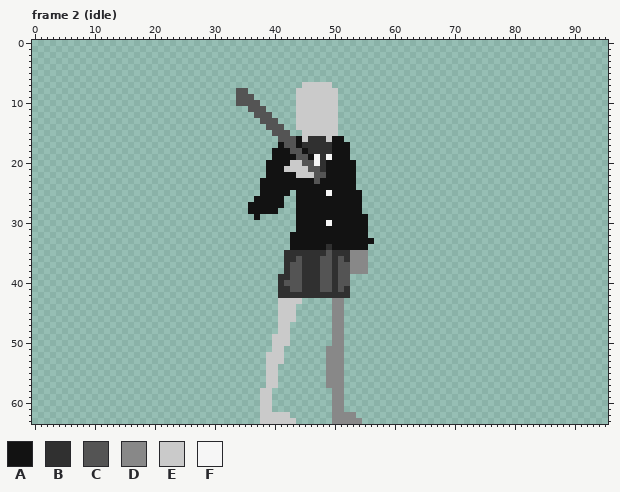
A pixel-art file gets an edit: assets/player/amenine/amenine.aseprite. Above: the version before the commit.
96x64 pixels, 83 frames. Shown: frame 2 (idle). The commit also changed other frames, which this record leaves out.
Visible layers, top first: "bat", "body", "base".
Palette (. is transparent): A #121212  B #303030  C #545454  D #888888  E #cacaca  F #f6f6f6
Pixels before, frame 2 (idle) (only the part around the change), first column x 29:
 0 .............................
 1 .............................
 2 .............................
 3 .............................
 4 .............................
 5 .............................
 6 .............................
 7 ................EEEEE........
 8 .....CC........EEEEEEE.......
 9 .....CCC.......EEEEEEE.......
10 .....CCCC......EEEEEEE.......
11 .......CCC.....EEEEEEE.......
12 ........CCC....EEEEEEE.......
13 .........CCC...EEEEEEE.......
14 ..........CCC..EEEEEEE.......
15 ...........CCC..EEEEEE.......
16 ............CCCAEBBBEAA......
17 ............ACCABBBBBAAA.....
18 ...........AAACCABBBBAAA.....
19 ...........AAAACCAFBFAAA.....
20 ..........AAAAEECCFBAAAAA....
21 ..........AAAEEEECCBAAAAA....
22 ..........AAAAAEEECCAAAAA....
23 .........AAAAAAAAACAAAAAA....
24 .........AAAAAAAAAAAAAAAA....
25 .........AAAAA.AAAAAFAAAAA...
26 ........AAAAA..AAAAAAAAAAA...
27 .......AAAAAA..AAAAAAAAAAA...
28 .......AAAAA...AAAAAAAAAAA...
29 ........A......AAAAAAAAAAAA..
30 ...............AAAAAFAAAAAA..
31 ...............AAAAAAAAAAAA..
32 ..............AAAAAAAAAAAAA..
The same view after the edit:
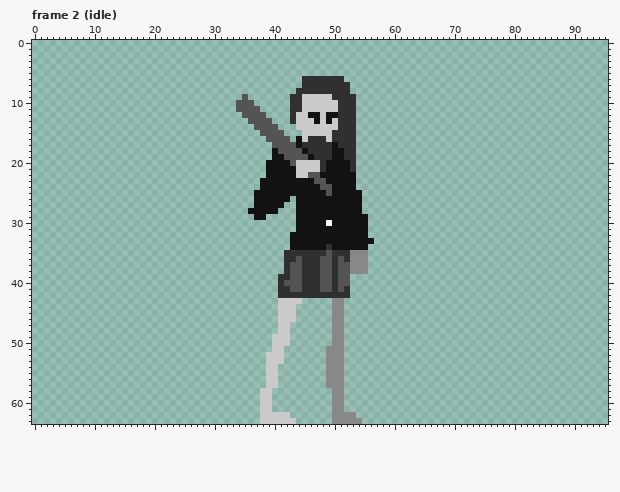
Edits made:
layer "chothes" added
layer "head" added
layer "body" removed
Frame 2 (idle):
The edit adds colour A in row 25 at x 37 and 43; in row 26 at x 42; in row 29 at x 38.
Colour C gives way to colour A in row 22 at x 48.
Colour E gives way to colour A in row 12 at x 46 to 47 and 49 to 50; in row 13 at x 47 and 49; in row 21 at x 42 to 43.
The edit adds colour B in row 6 at x 45 to 51; in row 7 at x 50 to 52; in row 8 at x 51 to 52; in rows 9 to 13 at x 43 and 51 to 53; in rows 14 to 15 at x 51 to 53; in row 16 at x 52 to 53.
The edit adds colour B in rows 17 to 19 at x 53.
Colour A gives way to colour B in row 16 at x 50 to 51; in row 17 at x 51 to 52; in rows 18 to 19 at x 52; in rows 20 to 21 at x 53.
Colour E gives way to colour B in row 7 at x 45 to 49; in row 8 at x 44 to 50; in row 9 at x 44 and 50; in rows 10 to 11 at x 44; in row 15 at x 50.
Colour F gives way to colour B in row 19 at x 47 and 49.
The edit adds colour C in row 11 at x 34 to 35; in row 12 at x 35 to 36; in row 13 at x 36 to 37; in row 14 at x 37 to 38; in row 15 at x 38 to 39; in row 16 at x 39 to 40.
The edit adds colour C in row 17 at x 40.
Colour A gives way to colour C in row 17 at x 41; in row 18 at x 41 to 42; in row 19 at x 42 to 43; in row 23 at x 48; in row 24 at x 48 to 49.
Colour E gives way to colour C in row 20 at x 43; in row 22 at x 46.
Colour F gives way to colour C in row 25 at x 49.
Colour C gives way to colour E in row 20 at x 45 to 46; in row 21 at x 46 to 47.
Colour F gives way to colour E in row 20 at x 47.
The author cleared colour A in row 27 at x 36.
The author cleared colour C in row 8 at x 34 to 35; in row 9 at x 34 and 36; in row 10 at x 37; in row 11 at x 38; in row 12 at x 39; in row 13 at x 40.
The author cleared colour C in row 14 at x 41; in row 15 at x 42; in row 16 at x 43.
Changed places in both pictures, as pixel boxes (x1, y1, x2, y2):
changed: (236, 76, 356, 220)
